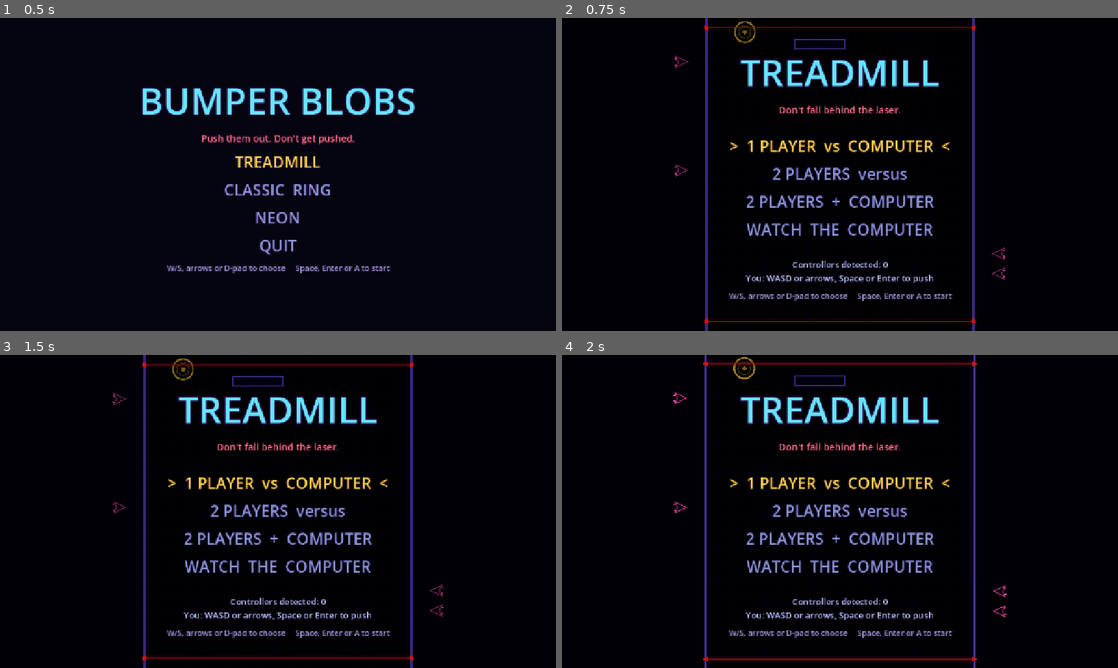
Above: before the commit, frames 1-4 (two rows, left to right).
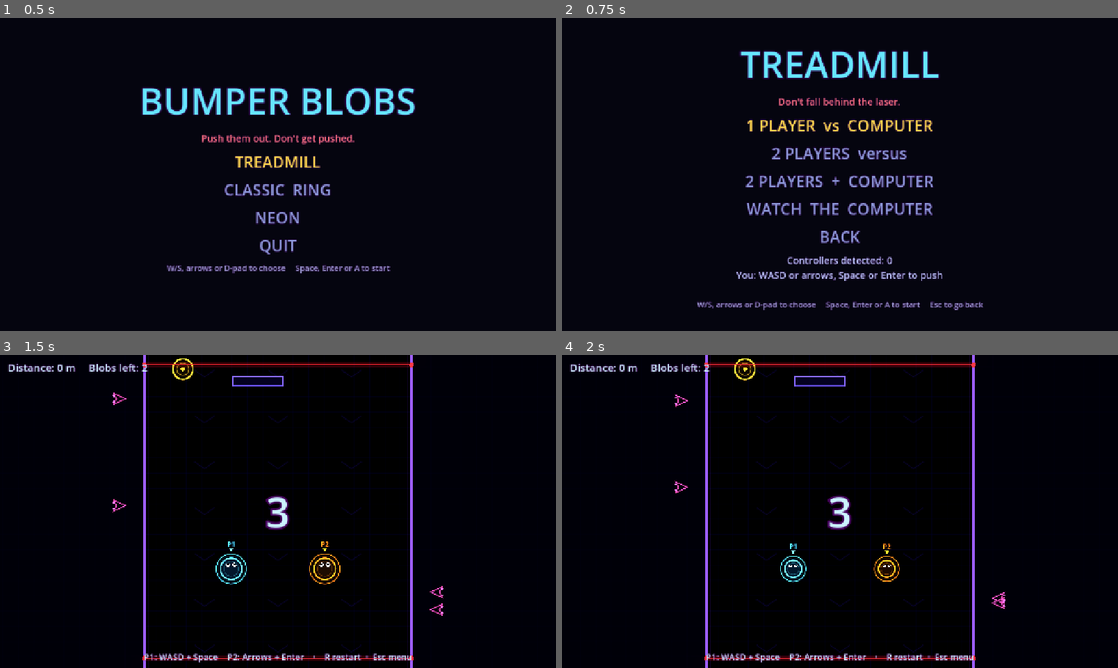
Above: after the commit, the same moments.

Repository: mrjkey/blobs
Game: Godot game, scene res://menus/main_menu.tscn
Same seed, same stepped clock (60 frames per second), same inputs: the game is played once before the commit and once after it.
Inputs (mouse positions are in pixels of both pictures, inside the frame that each line leads up to):
- Up to frame 1 (0.5 s): no input
- Up to frame 2 (0.75 s): click "TREADMILL" at 0.5 s
- Up to frame 3 (1.5 s): click (278, 489) at 1.25 s, where only the run after the commit has a clickable "2 PLAYERS versus"
- Up to frame 4 (2 s): no input

Frame 1 is identical in both runs. In frame 2, 11% of the frame differs, in the area x 20-80%, y 0-100%; in frame 3, 9.8%; in frame 4, 11%.

Commit message:
more menu

Diff:
--- a/menus/main_menu.gd
+++ b/menus/main_menu.gd
@@ -1,9 +1,13 @@
 extends Control
-## The first scene. Each button swaps the whole scene for a game.
+## The first scene. Each button swaps the whole scene for another one.
+##
+## Scene links are file paths (@export_file), not PackedScene slots: the
+## treadmill menu links back here, and two scenes holding PackedScenes of each
+## other is a cyclic load that Godot refuses. Paths also load only on click.
 
-@export var treadmill_scene: PackedScene  # drag treadmill.tscn here
-@export var classic_scene: PackedScene    # drag main.tscn here
-@export var neon_scene: PackedScene       # drag neon.tscn here
+@export_file("*.tscn") var treadmill_menu_path: String
+@export_file("*.tscn") var classic_path: String
+@export_file("*.tscn") var neon_path: String
 
 @onready var treadmill_button: Button = $Center/Column/Buttons/TreadmillButton
 
@@ -12,15 +16,15 @@
 
 
 func _on_treadmill_button_pressed() -> void:
-	get_tree().change_scene_to_packed(treadmill_scene)
+	get_tree().change_scene_to_file(treadmill_menu_path)
 
 
 func _on_classic_button_pressed() -> void:
-	get_tree().change_scene_to_packed(classic_scene)
+	get_tree().change_scene_to_file(classic_path)
 
 
 func _on_neon_button_pressed() -> void:
-	get_tree().change_scene_to_packed(neon_scene)
+	get_tree().change_scene_to_file(neon_path)
 
 
 func _on_quit_button_pressed() -> void:
--- a/menus/main_menu.tscn
+++ b/menus/main_menu.tscn
@@ -2,9 +2,6 @@
 
 [ext_resource type="Script" uid="uid://1b62tslqpkw8" path="res://menus/main_menu.gd" id="1_8gy84"]
 [ext_resource type="Theme" path="res://menus/menu_theme.tres" id="2_theme"]
-[ext_resource type="PackedScene" uid="uid://bi3if5ncvhjxl" path="res://treadmill.tscn" id="3_treadmill"]
-[ext_resource type="PackedScene" uid="uid://bj6axtcqryh5e" path="res://main.tscn" id="4_classic"]
-[ext_resource type="PackedScene" path="res://neon.tscn" id="5_neon"]
 
 [node name="MainMenu" type="Control" unique_id=126013004]
 layout_mode = 3
@@ -15,9 +12,9 @@
 grow_vertical = 2
 theme = ExtResource("2_theme")
 script = ExtResource("1_8gy84")
-treadmill_scene = ExtResource("3_treadmill")
-classic_scene = ExtResource("4_classic")
-neon_scene = ExtResource("5_neon")
+treadmill_menu_path = "res://menus/treadmill_menu.tscn"
+classic_path = "res://main.tscn"
+neon_path = "res://neon.tscn"
 
 [node name="Background" type="ColorRect" parent="." unique_id=263078907]
 layout_mode = 1
--- /dev/null
+++ b/menus/treadmill_menu.gd
@@ -0,0 +1,68 @@
+extends Control
+## Pick a treadmill mode. The choice goes into Session, then the treadmill
+## scene reads it in its _ready().
+##
+## Each mode button's pressed and focus_entered signals are connected in the
+## scene with the mode number bound as an extra argument:
+## 0 = 1P vs computer, 1 = 2P versus, 2 = 2P + computer, 3 = watch.
+
+@export_file("*.tscn") var treadmill_path: String
+@export_file("*.tscn") var main_menu_path: String
+
+@onready var modes: VBoxContainer = %Modes
+@onready var info: Label = %Info
+
+var _focused_mode := 0
+
+
+func _ready() -> void:
+	# Start on the mode you played last, so Esc + Enter is a quick restart.
+	var start: int = Session.treadmill_mode if Session.treadmill_mode >= 0 else 0
+	(modes.get_child(start) as Button).grab_focus()
+	Input.joy_connection_changed.connect(_on_joy_connection_changed)
+
+
+func _unhandled_input(event: InputEvent) -> void:
+	if event.is_action_pressed("ui_cancel"):
+		_on_back_button_pressed()
+
+
+func _on_mode_pressed(mode: int) -> void:
+	Session.treadmill_mode = mode
+	get_tree().change_scene_to_file(treadmill_path)
+
+
+func _on_mode_focused(mode: int) -> void:
+	_focused_mode = mode
+	_show_info(mode)
+
+
+func _on_back_button_pressed() -> void:
+	get_tree().change_scene_to_file(main_menu_path)
+
+
+func _on_joy_connection_changed(_device: int, _connected: bool) -> void:
+	_show_info(_focused_mode)
+
+
+## Controllers found, and who plays with what in this mode.
+func _show_info(mode: int) -> void:
+	var pads := Input.get_connected_joypads().size()
+	var text := "Controllers detected: %d\n" % pads
+	match mode:
+		3:  # watch
+			text += "Four bots, no humans. Esc goes back to this menu."
+		0:  # 1P vs computer
+			text += "You: WASD or arrows, Space or Enter to push"
+			if pads > 0:
+				text += "  ·  or the controller"
+		_:  # two players
+			text += "P1: WASD + Space"
+			if pads >= 2:
+				text += "  ·  or controller 1"
+			text += "\nP2: Arrows + Enter"
+			if pads >= 1:
+				text += "  ·  or controller %d" % (2 if pads >= 2 else 1)
+			else:
+				text += "\n(no controller found, so share the keyboard)"
+	info.text = text
--- /dev/null
+++ b/menus/treadmill_menu.tscn
@@ -0,0 +1,94 @@
+[gd_scene format=3]
+
+[ext_resource type="Script" path="res://menus/treadmill_menu.gd" id="1_script"]
+[ext_resource type="Theme" path="res://menus/menu_theme.tres" id="2_theme"]
+
+[node name="TreadmillMenu" type="Control"]
+layout_mode = 3
+anchors_preset = 15
+anchor_right = 1.0
+anchor_bottom = 1.0
+grow_horizontal = 2
+grow_vertical = 2
+theme = ExtResource("2_theme")
+script = ExtResource("1_script")
+treadmill_path = "res://treadmill.tscn"
+main_menu_path = "res://menus/main_menu.tscn"
+
+[node name="Background" type="ColorRect" parent="."]
+layout_mode = 1
+anchors_preset = 15
+anchor_right = 1.0
+anchor_bottom = 1.0
+grow_horizontal = 2
+grow_vertical = 2
+color = Color(0.02, 0.02, 0.06, 1)
+
+[node name="Center" type="CenterContainer" parent="."]
+layout_mode = 1
+anchors_preset = 15
+anchor_right = 1.0
+anchor_bottom = 1.0
+grow_horizontal = 2
+grow_vertical = 2
+
+[node name="Column" type="VBoxContainer" parent="Center"]
+layout_mode = 2
+
+[node name="Title" type="Label" parent="Center/Column"]
+layout_mode = 2
+theme_type_variation = &"TitleLabel"
+text = "TREADMILL"
+horizontal_alignment = 1
+
+[node name="Subtitle" type="Label" parent="Center/Column"]
+layout_mode = 2
+theme_type_variation = &"SubtitleLabel"
+text = "Don't fall behind the laser."
+horizontal_alignment = 1
+
+[node name="Modes" type="VBoxContainer" parent="Center/Column"]
+unique_name_in_owner = true
+layout_mode = 2
+
+[node name="VsCpuButton" type="Button" parent="Center/Column/Modes"]
+layout_mode = 2
+text = "1 PLAYER  vs  COMPUTER"
+
+[node name="VersusButton" type="Button" parent="Center/Column/Modes"]
+layout_mode = 2
+text = "2 PLAYERS  versus"
+
+[node name="VersusCpuButton" type="Button" parent="Center/Column/Modes"]
+layout_mode = 2
+text = "2 PLAYERS  +  COMPUTER"
+
+[node name="WatchButton" type="Button" parent="Center/Column/Modes"]
+layout_mode = 2
+text = "WATCH  THE  COMPUTER"
+
+[node name="BackButton" type="Button" parent="Center/Column"]
+layout_mode = 2
+text = "BACK"
+
+[node name="Info" type="Label" parent="Center/Column"]
+unique_name_in_owner = true
+custom_minimum_size = Vector2(0, 90)
+layout_mode = 2
+horizontal_alignment = 1
+
+[node name="Hint" type="Label" parent="Center/Column"]
+layout_mode = 2
+theme_type_variation = &"HintLabel"
+text = "W/S, arrows or D-pad to choose     Space, Enter or A to start     Esc to go back"
+horizontal_alignment = 1
+
+[connection signal="focus_entered" from="Center/Column/Modes/VsCpuButton" to="." method="_on_mode_focused" binds= [0]]
+[connection signal="pressed" from="Center/Column/Modes/VsCpuButton" to="." method="_on_mode_pressed" binds= [0]]
+[connection signal="focus_entered" from="Center/Column/Modes/VersusButton" to="." method="_on_mode_focused" binds= [1]]
+[connection signal="pressed" from="Center/Column/Modes/VersusButton" to="." method="_on_mode_pressed" binds= [1]]
+[connection signal="focus_entered" from="Center/Column/Modes/VersusCpuButton" to="." method="_on_mode_focused" binds= [2]]
+[connection signal="pressed" from="Center/Column/Modes/VersusCpuButton" to="." method="_on_mode_pressed" binds= [2]]
+[connection signal="focus_entered" from="Center/Column/Modes/WatchButton" to="." method="_on_mode_focused" binds= [3]]
+[connection signal="pressed" from="Center/Column/Modes/WatchButton" to="." method="_on_mode_pressed" binds= [3]]
+[connection signal="pressed" from="Center/Column/BackButton" to="." method="_on_back_button_pressed"]
--- a/project.godot
+++ b/project.godot
@@ -13,6 +13,10 @@
 config/name="Bumper Blobs"
 run/main_scene="uid://c0ge31dweawvf"
 config/features=PackedStringArray("4.7")
+
+[autoload]
+
+Session="*res://session.gd"
 
 [display]
 
--- a/scripts/treadmill/treadmill_game.gd
+++ b/scripts/treadmill/treadmill_game.gd
@@ -4,8 +4,9 @@
 ## Fall behind the bottom laser (or fly past the top one) and you're out.
 ## The track is generated in chunks ahead of the camera: solid walls, pink
 ## kicker walls, pinball bumpers and food. Laser ships cruise beside the side
-## walls and fire across the track on the beat. Starts with a mode menu:
-## 1P vs computer, 2P versus, or 2P + computer.
+## walls and fire across the track on the beat. The mode (1P vs computer,
+## 2P versus, 2P + computer, watch) is picked in menus/treadmill_menu.tscn and
+## read from Session.treadmill_mode.
 ##
 ## Reuses from game.gd: blob-vs-blob collisions, pushes, bump effects, hitstop,
 ## shake, countdown and the HUD labels. Reuses the neon look from scripts/neon/.
@@ -20,11 +21,9 @@
 const TreadmillBrain = preload("res://scripts/treadmill/treadmill_brain.gd")
 const PadInput = preload("res://scripts/treadmill/pad_input.gd")
 
-enum Mode { VS_CPU, VERSUS, VERSUS_PLUS_CPU, WATCH }
-const MODE_NAMES := ["1 PLAYER  vs  COMPUTER", "2 PLAYERS  versus", "2 PLAYERS  +  COMPUTER", "WATCH  THE  COMPUTER"]
-
-static var _rematch_mode := -1     # survives the scene reload when you press R
-static var _launch_args_used := false
+enum Mode { VS_CPU, VERSUS, VERSUS_PLUS_CPU, WATCH }  # same numbers as the menu's buttons
+
+const TREADMILL_MENU := "res://menus/treadmill_menu.tscn"
 
 var mode: int = Mode.VS_CPU
 var cam_y := 0.0                    # world y at the centre of the screen
@@ -44,11 +43,6 @@
 var _prev_rects: Array[Rect2] = []
 var _play_time := 0.0
 var _last_bar := -1
-var _menu_layer: CanvasLayer
-var _menu_options: Array[Label] = []
-var _menu_info: Label
-var _menu_index := 0
-var _stick_held := false
 
 
 func _ready() -> void:
@@ -69,7 +63,7 @@
 	_overlay.draw.connect(_draw_overlay)
 	add_child(_overlay)
 
-	super._ready()  # camera, fx, sfx, HUD (blob spawning waits for the menu)
+	super._ready()  # camera, fx, sfx, HUD (blobs spawn in _start())
 
 	sfx.add_tone("zap", 0.4, 1600.0, 90.0, 0.0, 0.3, 3.5)
 	sfx.add_tone("charge", 0.9, 180.0, 700.0, 0.05, 0.0, 0.8)
@@ -81,23 +75,16 @@
 	_update_view()
 	_generate_ahead()
 	_make_ships()
-	_build_menu()
-	# Launch option to skip the menu, e.g. "godot treadmill.tscn -- --mode=3".
-	if not _launch_args_used:
-		_launch_args_used = true
-		for arg in OS.get_cmdline_user_args():
-			if arg.begins_with("--mode="):
-				_rematch_mode = clampi(int(arg.get_slice("=", 1)), 0, MODE_NAMES.size() - 1)
-	if _rematch_mode >= 0:
-		var m := _rematch_mode
-		_rematch_mode = -1
-		_start(m)
-	else:
-		_open_menu()
+	# Launch option to pick the mode, e.g. "godot treadmill.tscn -- --mode=3".
+	for arg in OS.get_cmdline_user_args():
+		if arg.begins_with("--mode=") and Session.treadmill_mode < 0:
+			Session.treadmill_mode = clampi(int(arg.get_slice("=", 1)), 0, Mode.size() - 1)
+	# Run on its own (F6) with no mode chosen: default to 1P vs computer.
+	_start(Session.treadmill_mode if Session.treadmill_mode >= 0 else Mode.VS_CPU)
 
 
 func _spawn_blobs() -> void:
-	pass  # blobs spawn once a mode is picked, see _start()
+	pass  # blobs spawn in _start(), once the mode is known
 
 
 func _make_blob() -> OldBlob:
@@ -140,164 +127,28 @@
 	return view_rect().end.y - TT.EDGE_INSET
 
 
-# --- Menu ---------------------------------------------------------------------
-
-func _build_menu() -> void:
-	_menu_layer = CanvasLayer.new()
-	_menu_layer.layer = 2
-	add_child(_menu_layer)
-	var shade := ColorRect.new()
-	shade.color = Color(0.0, 0.0, 0.02, 0.6)
-	shade.mouse_filter = Control.MOUSE_FILTER_IGNORE
-	_menu_layer.add_child(shade)
-	shade.set_anchors_and_offsets_preset(Control.PRESET_FULL_RECT)
-	var center := CenterContainer.new()
-	center.mouse_filter = Control.MOUSE_FILTER_IGNORE
-	_menu_layer.add_child(center)
-	center.set_anchors_and_offsets_preset(Control.PRESET_FULL_RECT)
-	var column := VBoxContainer.new()
-	column.add_theme_constant_override("separation", 14)
-	center.add_child(column)
-
-	column.add_child(_menu_label("TREADMILL", 84, Color(0.4, 0.9, 1.0)))
-	column.add_child(_menu_label("Don't fall behind the laser.", 22, Color(1.0, 0.45, 0.5)))
-	column.add_child(_menu_label("", 10, Color.WHITE))
-	for i in MODE_NAMES.size():
-		var option := _menu_label(MODE_NAMES[i], 36, Color.WHITE)
-		_menu_options.append(option)
-		column.add_child(option)
-	column.add_child(_menu_label("", 10, Color.WHITE))
-	_menu_info = _menu_label("", 20, Color(0.75, 0.8, 1.0))
-	column.add_child(_menu_info)
-	column.add_child(_menu_label("W/S, arrows or D-pad to choose     Space, Enter or A to start", 18, Color(0.6, 0.6, 0.8)))
-	Input.joy_connection_changed.connect(_on_joy_connection_changed)
-
-
-func _on_joy_connection_changed(_device: int, _connected: bool) -> void:
-	_refresh_menu()
-
-
-func _menu_label(text: String, font_px: int, col: Color) -> Label:
-	var l := Label.new()
-	var ls := LabelSettings.new()
-	ls.font_size = font_px
-	ls.font_color = col
-	ls.outline_size = maxi(int(font_px * 0.15), 3)
-	ls.outline_color = Color(0.15, 0.0, 0.25, 0.9)
-	l.label_settings = ls
-	l.text = text
-	l.horizontal_alignment = HORIZONTAL_ALIGNMENT_CENTER
-	return l
-
-
-func _open_menu() -> void:
-	state = "menu"
-	_menu_layer.visible = true
-	_status.text = ""
-	_hint.text = ""
-	_banner.text = ""
-	_refresh_menu()
-
-
-func _refresh_menu() -> void:
-	if _menu_layer == null or not _menu_layer.visible:
-		return
-	for i in _menu_options.size():
-		var selected := i == _menu_index
-		_menu_options[i].text = (">  %s  <" if selected else "%s") % MODE_NAMES[i]
-		_menu_options[i].modulate = Color(1.0, 0.85, 0.3) if selected else Color(0.55, 0.6, 0.85)
-	var pads := Input.get_connected_joypads().size()
-	var info := "Controllers detected: %d\n" % pads
-	if _menu_index == Mode.WATCH:
-		info += "Four bots, no humans. Esc goes back to this menu."
-	elif _menu_index == Mode.VS_CPU:
-		info += "You: WASD or arrows, Space or Enter to push"
-		if pads > 0:
-			info += "  ·  or the controller"
-	else:
-		info += "P1: WASD + Space"
-		if pads >= 2:
-			info += "  ·  or controller 1"
-		info += "\nP2: Arrows + Enter"
-		if pads >= 1:
-			info += "  ·  or controller %d" % (2 if pads >= 2 else 1)
-		else:
-			info += "\n(no controller found, so share the keyboard)"
-	_menu_info.text = info
-
-
+# --- Input ---------------------------------------------------------------------
+
+## R / Start: same mode again (it lives in Session). Esc / Back: treadmill menu.
 func _input(event: InputEvent) -> void:
-	if state == "menu":
-		_menu_input(event)
-		return
 	var key := event as InputEventKey
 	if key and key.pressed and not key.echo:
 		if key.physical_keycode == KEY_R:
-			_rematch_mode = mode
 			get_tree().reload_current_scene()
 		elif key.physical_keycode == KEY_ESCAPE:
-			get_tree().reload_current_scene()
+			get_tree().change_scene_to_file(TREADMILL_MENU)
 	var button := event as InputEventJoypadButton
 	if button and button.pressed:
 		if button.button_index == JOY_BUTTON_START:
-			_rematch_mode = mode
 			get_tree().reload_current_scene()
 		elif button.button_index == JOY_BUTTON_BACK:
-			get_tree().reload_current_scene()
-
-
-func _menu_input(event: InputEvent) -> void:
-	var step := 0
-	var choose := -1
-	var key := event as InputEventKey
-	if key and key.pressed and not key.echo:
-		match key.physical_keycode:
-			KEY_W, KEY_UP:
-				step = -1
-			KEY_S, KEY_DOWN:
-				step = 1
-			KEY_SPACE, KEY_ENTER, KEY_KP_ENTER, KEY_J:
-				choose = _menu_index
-			KEY_1:
-				choose = 0
-			KEY_2:
-				choose = 1
-			KEY_3:
-				choose = 2
-			KEY_4:
-				choose = 3
-			KEY_ESCAPE:
-				get_tree().change_scene_to_file("res://menus/main_menu.tscn")
-	var button := event as InputEventJoypadButton
-	if button and button.pressed:
-		match button.button_index:
-			JOY_BUTTON_DPAD_UP:
-				step = -1
-			JOY_BUTTON_DPAD_DOWN:
-				step = 1
-			JOY_BUTTON_A, JOY_BUTTON_START:
-				choose = _menu_index
-	var motion := event as InputEventJoypadMotion
-	if motion and motion.axis == JOY_AXIS_LEFT_Y:
-		if absf(motion.axis_value) > 0.6 and not _stick_held:
-			_stick_held = true
-			step = 1 if motion.axis_value > 0.0 else -1
-		elif absf(motion.axis_value) < 0.3:
-			_stick_held = false
-	if step != 0:
-		_menu_index = wrapi(_menu_index + step, 0, MODE_NAMES.size())
-		sfx.play("pop", 1.4, -6.0, 0.0)
-		_refresh_menu()
-	if choose >= 0:
-		sfx.play("pop", 0.8, 0.0, 0.0)
-		_start(choose)
+			get_tree().change_scene_to_file(TREADMILL_MENU)
 
 
 # --- Round setup --------------------------------------------------------------
 
 func _start(m: int) -> void:
 	mode = m
-	_menu_layer.visible = false
 	var pads := Input.get_connected_joypads()
 	var inputs: Array = []
 	if m == Mode.WATCH:
@@ -361,8 +212,6 @@
 # --- Main loop ----------------------------------------------------------------
 
 func _physics_process(delta: float) -> void:
-	if state == "menu":
-		return
 	clock += delta
 	_read_inputs()
 	if hitstop > 0.0:
@@ -431,8 +280,7 @@
 	grid.pulse = k
 	_record_trails()
 
-	if state != "menu":
-		_status.text = "Distance: %d m     Blobs left: %d" % [int(distance / 10.0), blobs.size()]
+	_status.text = "Distance: %d m     Blobs left: %d" % [int(distance / 10.0), blobs.size()]
 	if _banner_life > 0.0:
 		_banner_life -= delta
 		_banner.modulate.a = clampf(_banner_life / 0.4, 0.0, 1.0)
--- /dev/null
+++ b/session.gd
@@ -0,0 +1,8 @@
+extends Node
+## Autoload "Session": choices that must survive scene changes and reloads.
+## Menus write here, game scenes read here in _ready().
+
+## Treadmill mode picked in menus/treadmill_menu.tscn (0 = 1P vs computer,
+## 1 = 2P versus, 2 = 2P + computer, 3 = watch). -1 = not picked yet, e.g. when
+## treadmill.tscn is run on its own with F6.
+var treadmill_mode := -1
Not shown, added: menus/treadmill_menu.gd.uid
Not shown, added: session.gd.uid
